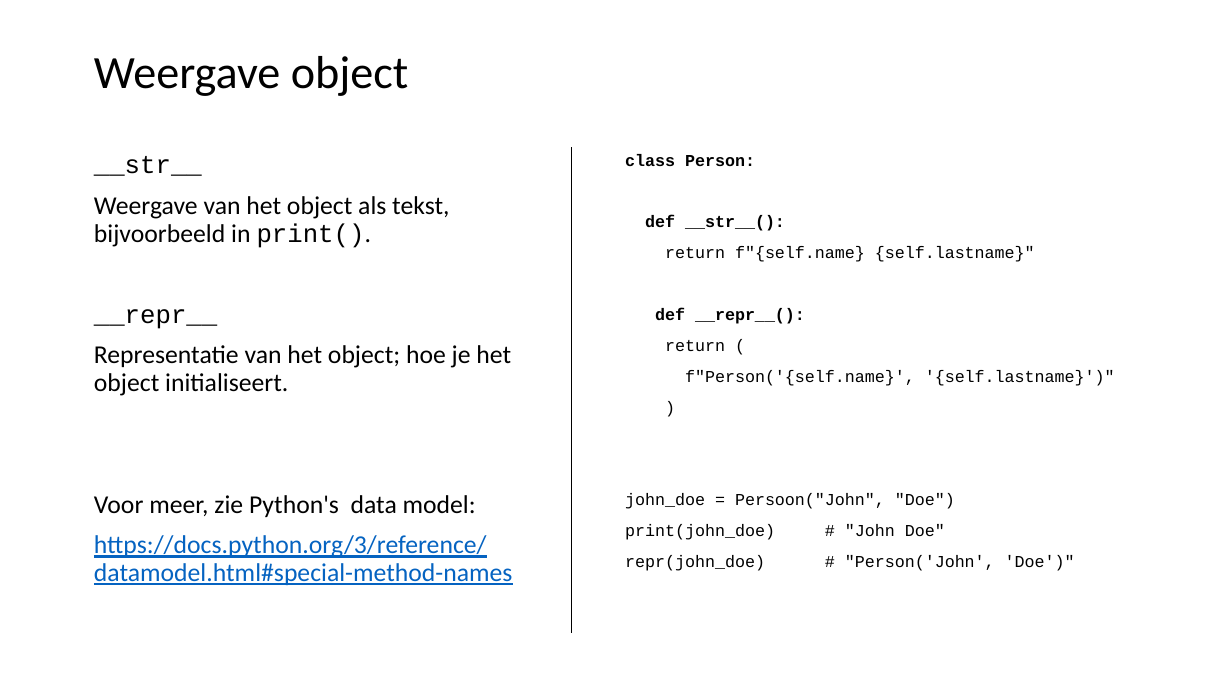
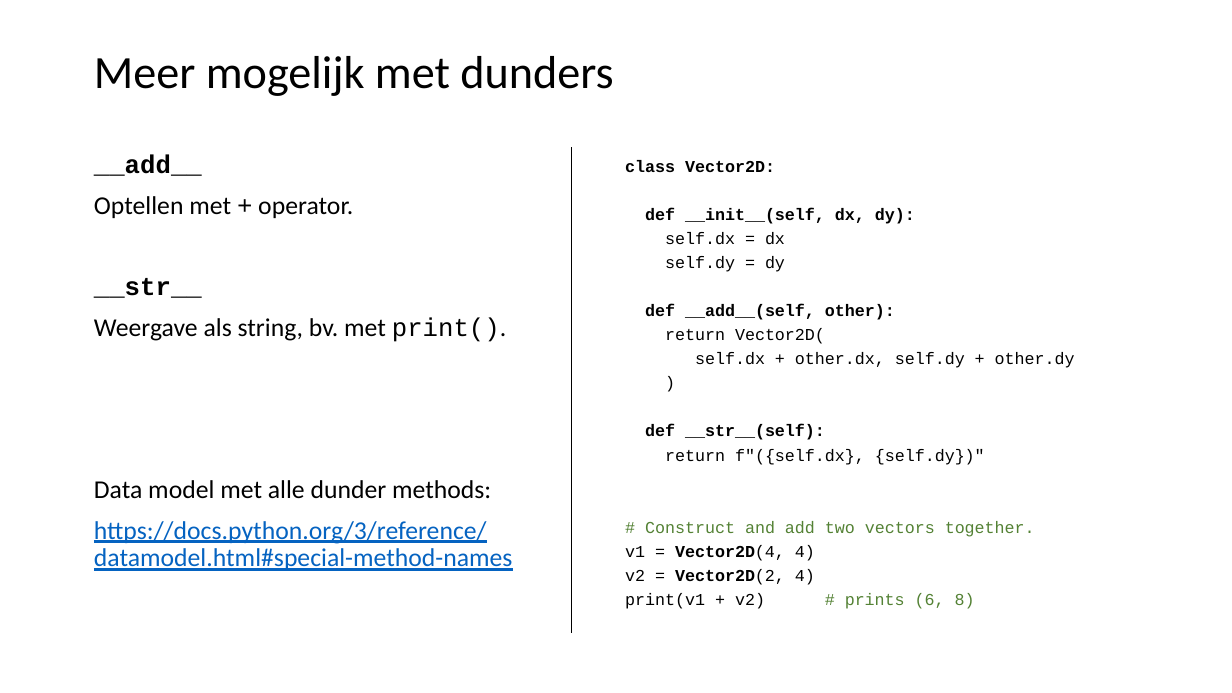
Before and after one commit to LFKoning/knowledge-sharing, a slide deck: slide 53 of python_trainees/1_basics_classes/python_traineeship_1.pptx (slide 47 before the commit). Drawn at 1232x693 pixels with LibreOffice and Linux fonts; fonts in the diff are those of the drawing. Boxes give left, top, right and bottom in pixels: in the first picture for what was removed or moved away, otherwise in the second. Text is boxed around its words. In the diff, an @@ line names an element or a change of style, - is before the commit and + after.

Commit message:
Updated Python trainees part 1

```diff
--- a/python_trainees/1_basics_classes/python_traineeship_1.pptx
+++ b/python_trainees/1_basics_classes/python_traineeship_1.pptx
@@ title at (94,56,613,96): text changed @@
-Weergave object
+Meer mogelijk met dunders
@@ text "class Vector2D:" at (625,160,1075,609): line spacing 0.9 to 1.2; less space between paragraphs @@
@@ text at (94,155,353,218): paragraphs added @@
+__add__
+Optellen met + operator.
@@ text at (625,160,1075,368): text changed @@
-class Person:
-def __str__():
-return f"{self.name} {self.lastname}"
-def __repr__():
-return (
-f"Person('{self.name}', '{self.lastname}')"
+class Vector2D:
+def __init__(self, dx, dy):
+self.dx = dx
+self.dy = dy
+def __add__(self, other):
+return Vector2D(
+self.dx + other.dx, self.dy + other.dy
@@ text at (94,278,202,298): bold on in "__str__" @@
@@ text at (94,317,507,499): text changed @@
-Weergave van het object als tekst, bijvoorbeeld in print().
-__repr__
-Representatie van het object; hoe je het object initialiseert.
-Voor meer, zie Python's data model:
+Weergave als string, bv. met print().
+Data model met alle dunder methods:
@@ text at (625,424,1035,609): text changed @@
-john_doe = Persoon("John", "Doe")
-print(john_doe) # "John Doe"
-repr(john_doe) # "Person('John', 'Doe')"
+def __str__(self):
+return f"({self.dx}, {self.dy})"
+# Construct and add two vectors together.
+v1 = Vector2D(4, 4)
+v2 = Vector2D(2, 4)
+print(v1 + v2) # prints (6, 8)
```
Also in this commit, not shown: 29 other slides changed, 11 slides added, 4 slides removed, 14 other files.
